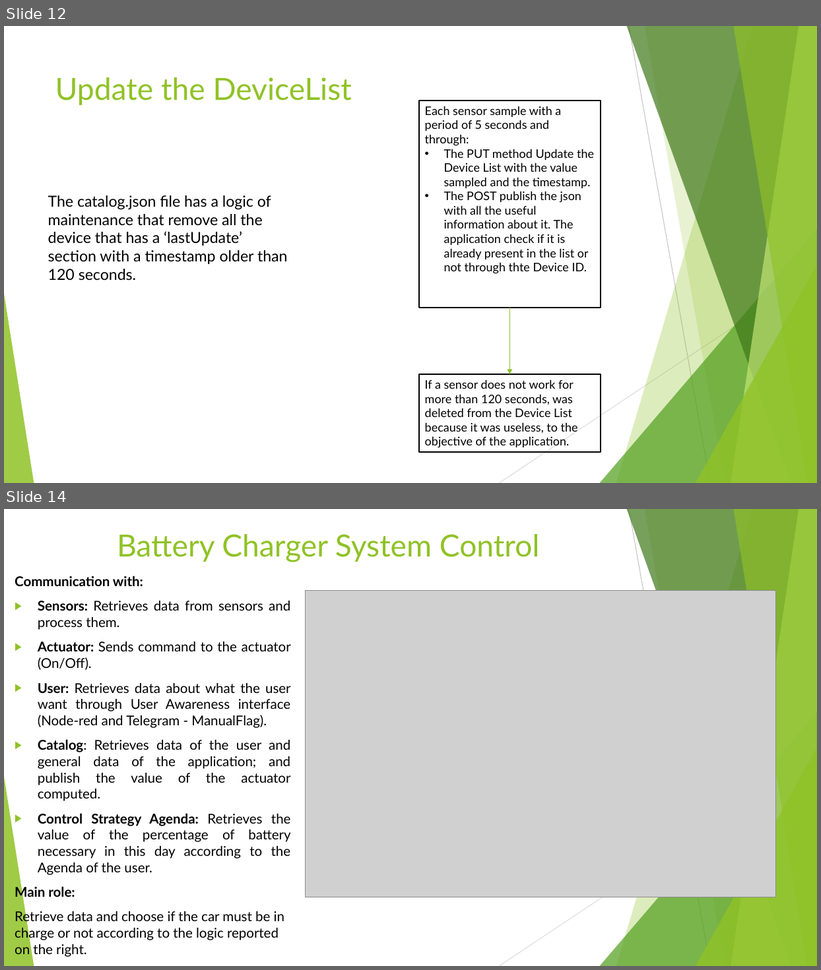
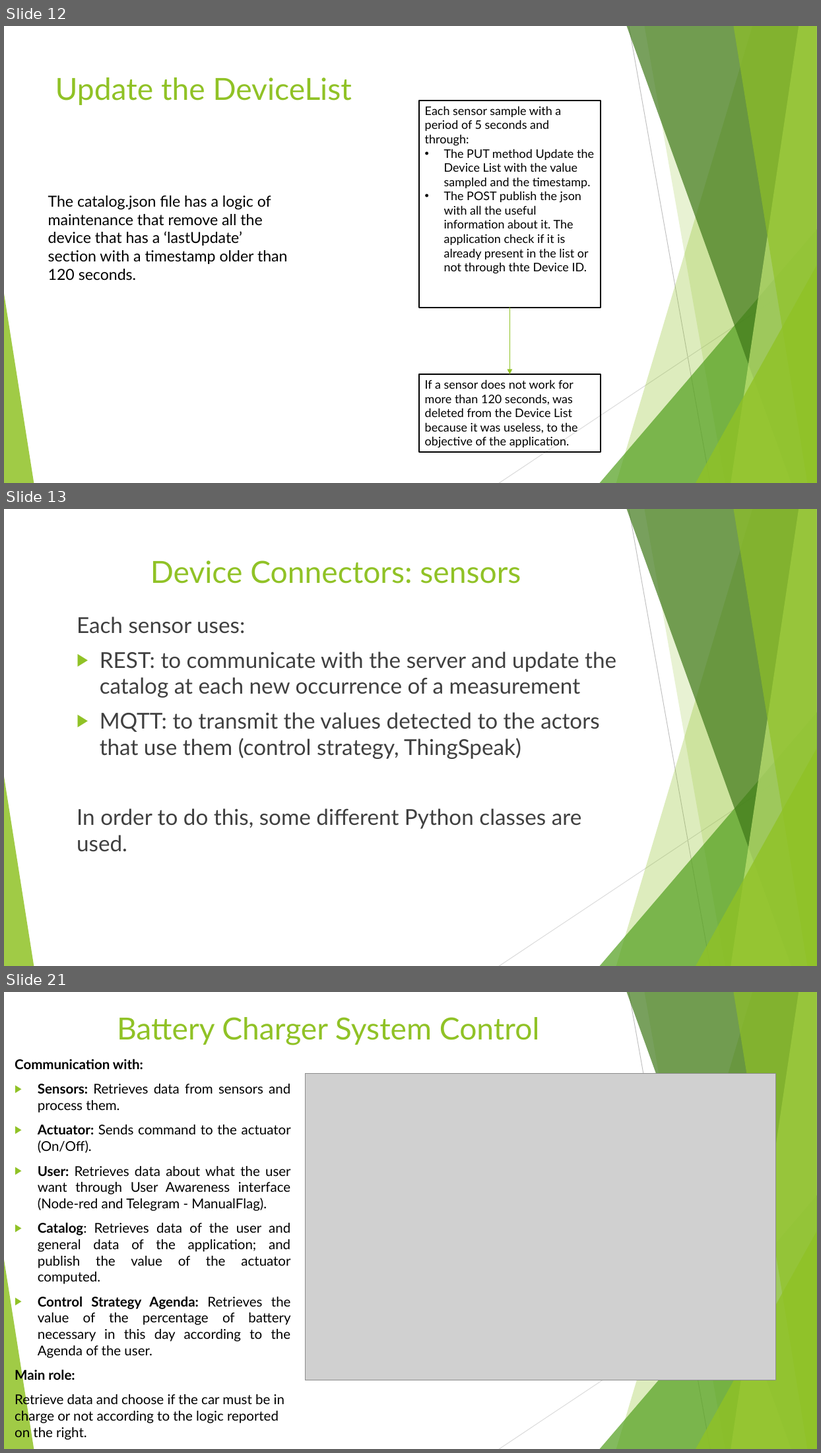
Before and after one commit to annageraci/Battery_Charger_Smart, a slide deck: Materiale Extra/Presentazione del progetto .pptx. Shown one above the other, each under a label of ours: slides 12 and 14 before the commit, slides 12, 13 and 21 after it; the slides between them are not shown. The pictures are 821x970 and 821x1453 pixels, drawn with LibreOffice and Linux fonts; fonts in the diff are those of the drawing; grey boxes stand for pictures. Boxes give left, top, right and bottom in pixels: in the first picture for what was removed or moved away, otherwise in the second. Text is boxed around its words. In the diff, an @@ line names an element or a change of style, - is before the commit and + after.

```diff
--- a/Materiale Extra/Presentazione del progetto .pptx
+++ b/Materiale Extra/Presentazione del progetto .pptx
@@ slide 13 added at [4,509,817,966], background #FFFFFF; not listed: 10 template elements that a slide beside it also shows @@
@@ title added at [151,560,521,584], 36 pt, text #90C226 @@
+Device Connectors: sensors
@@ text added at [77,617,616,852], 25.9 pt, text #404040 @@
+Each sensor uses:
+▶ REST: to communicate with the server and update the catalog at each new occurrence of a measurement
+▶ MQTT: to transmit the values detected to the actors that use them (control strategy, ThingSpeak)
+In order to do this, some different Python classes are used.
@@ what was slide 14 is now slide 21 @@
```
Also in this commit, not shown: 1 slide changed, 7 other slides added, 1 slide removed.
